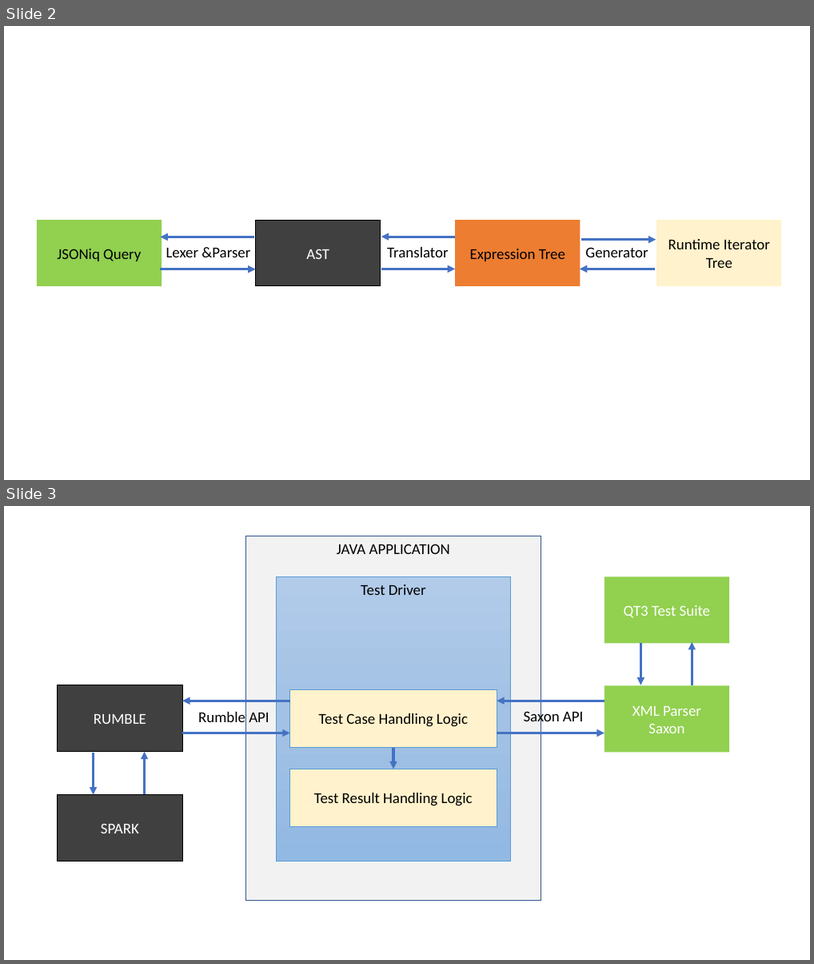
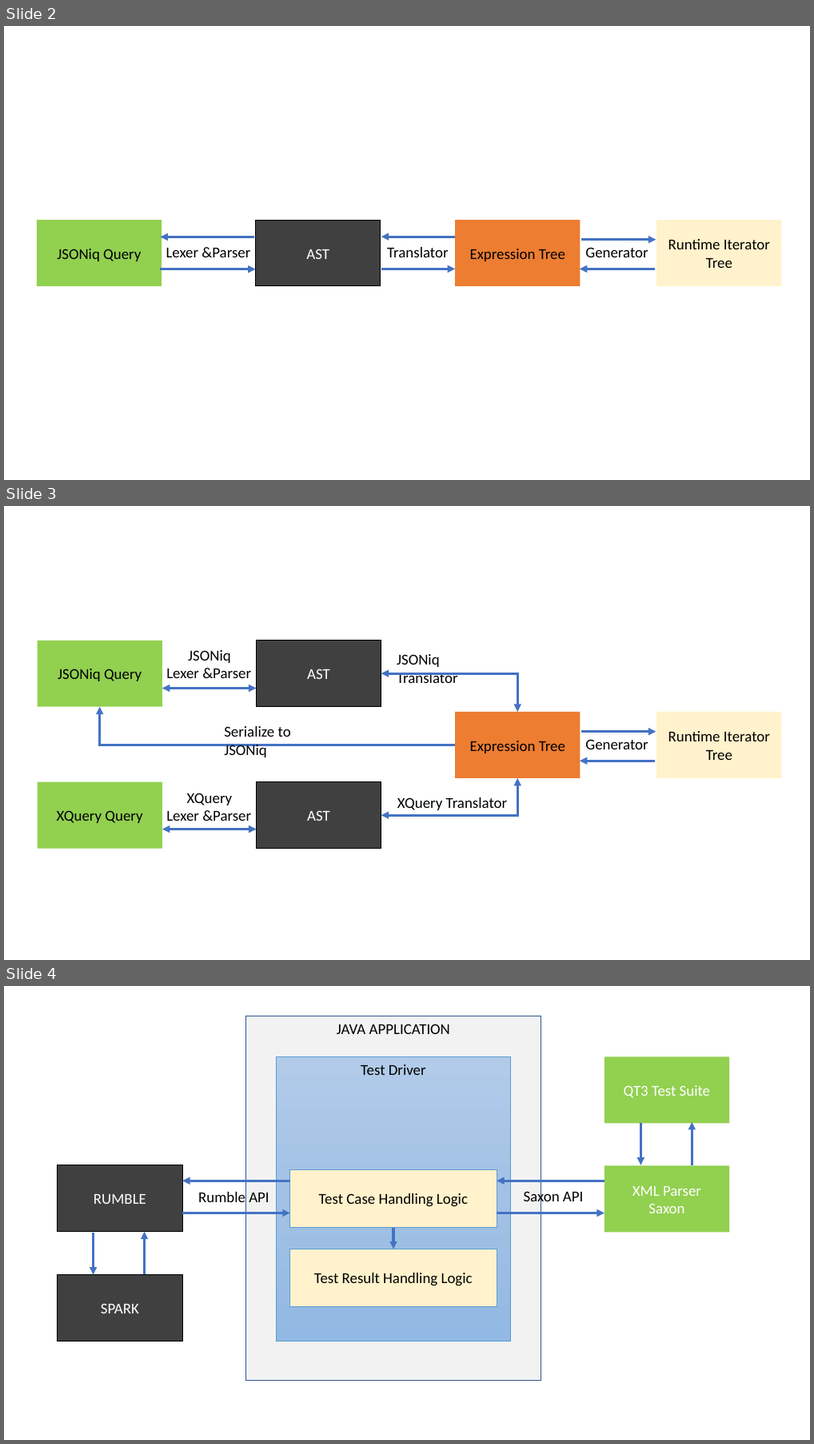
Before and after one commit to RumbleDB/rumble-test-suite, a slide deck: thesis/Architecture Diagram v2.0.pptx. Shown one above the other, each under a label of ours: slides 2 and 3 before the commit, slides 2, 3 and 4 after it. The pictures are 814x964 and 814x1444 pixels, drawn with LibreOffice and Linux fonts; fonts in the diff are those of the drawing. Boxes give left, top, right and bottom in pixels: in the first picture for what was removed or moved away, otherwise in the second. Text is boxed around its words. In the diff, an @@ line names an element or a change of style, - is before the commit and + after.

```diff
--- a/thesis/Architecture Diagram v2.0.pptx
+++ b/thesis/Architecture Diagram v2.0.pptx
@@ slide 3 added at box(4, 506, 810, 960), background #FFFFFF @@
@@ rectangle added at box(38, 640, 162, 707), fill #92D050, 18 pt, text #000000 @@
+JSONiq Query
@@ rectangle added at box(256, 640, 382, 707), fill #404040, outline #000000 1 pt, 18 pt, text #FFFFFF @@
+AST
@@ text added at box(166, 650, 251, 678), 18 pt, text #000000 @@
+JSONiq
+Lexer &Parser
@@ elbow double arrow added from (518, 712) to (382, 673), #4472C4 3 pt @@
@@ text added at box(397, 654, 458, 683), 18 pt, text #000000 @@
+JSONiq Translator
@@ double arrow added from (162, 688) to (256, 688), #4472C4 3 pt @@
@@ elbow arrow added from (455, 745) to (99, 707), #4472C4 3 pt @@
@@ rectangle added at box(455, 712, 581, 778), fill #ED7D31, 18 pt, text #000000 @@
+Expression Tree
@@ rectangle added at box(658, 712, 782, 778), fill #FFF2CC, 18 pt, text #000000 @@
+Runtime Iterator Tree
@@ text added at box(224, 726, 291, 757), 18 pt, text #000000 @@
+Serialize to JSONiq
@@ arrow added from (582, 732) to (656, 732), #4472C4 3 pt @@
@@ text added at box(586, 739, 648, 749), 18 pt, text #000000 @@
+Generator
@@ arrow added from (655, 760) to (580, 760), #4472C4 3 pt @@
@@ rectangle added at box(38, 782, 162, 848), fill #92D050, 18 pt, text #000000 @@
+XQuery Query
@@ text added at box(166, 792, 251, 820), 18 pt, text #000000 @@
+XQuery
+Lexer &Parser
@@ rectangle added at box(256, 782, 382, 848), fill #404040, outline #000000 1 pt, 18 pt, text #FFFFFF @@
+AST
@@ elbow double arrow added from (518, 778) to (382, 815), #4472C4 3 pt @@
@@ text added at box(398, 797, 507, 810), 18 pt, text #000000 @@
+XQuery Translator
@@ double arrow added from (162, 829) to (256, 829), #4472C4 3 pt @@
@@ what was slide 3 is now slide 4 @@
```
Also in this commit, not shown: 2 other slides added, 6 other files.
